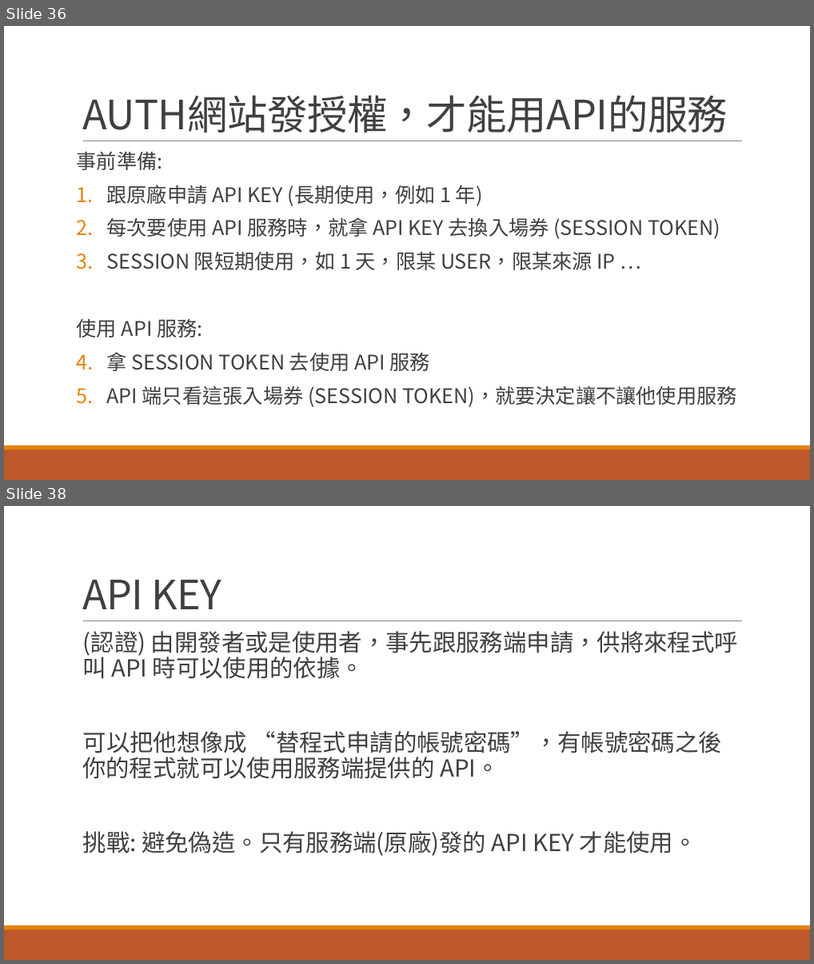
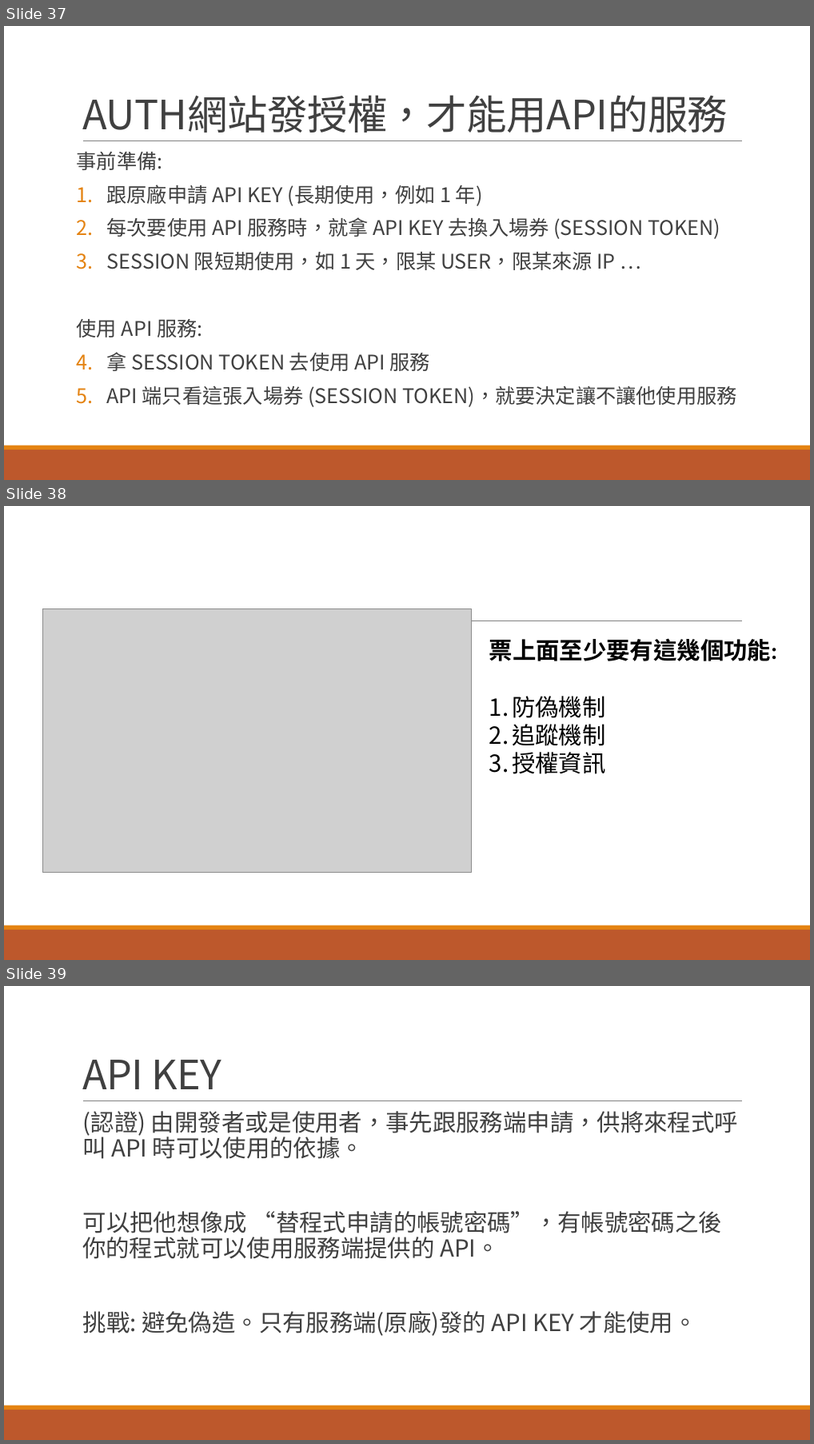
Before and after one commit to andrew0928/Course.Microservices.201612, a slide deck: Session3/M03.pptx. Shown one above the other, each under a label of ours: slides 36 and 38 before the commit, slides 37, 38 and 39 after it; the slides between them are not shown. The pictures are 814x964 and 814x1444 pixels, drawn with LibreOffice and Linux fonts; fonts in the diff are those of the drawing; grey boxes stand for pictures. Boxes give left, top, right and bottom in pixels: in the first picture for what was removed or moved away, otherwise in the second. Text is boxed around its words. In the diff, an @@ line names an element or a change of style, - is before the commit and + after.

```diff
--- a/Session3/M03.pptx
+++ b/Session3/M03.pptx
@@ slide 38 added at box(4, 506, 810, 960), background #FFFFFF; not listed: 3 template elements that a slide beside it also shows @@
@@ picture added at box(42, 609, 472, 872) @@
@@ text added at box(490, 638, 778, 774), 28 pt, text #000000, bold @@
+票上面至少要有這幾個功能:
+1. 防偽機制
+2. 追蹤機制
+3. 授權資訊
@@ what was slide 36 is now slide 37 @@
@@ what was slide 38 is now slide 39 @@
```
Also in this commit, not shown: 5 slides changed, 3 other slides added, 2 slides removed.
